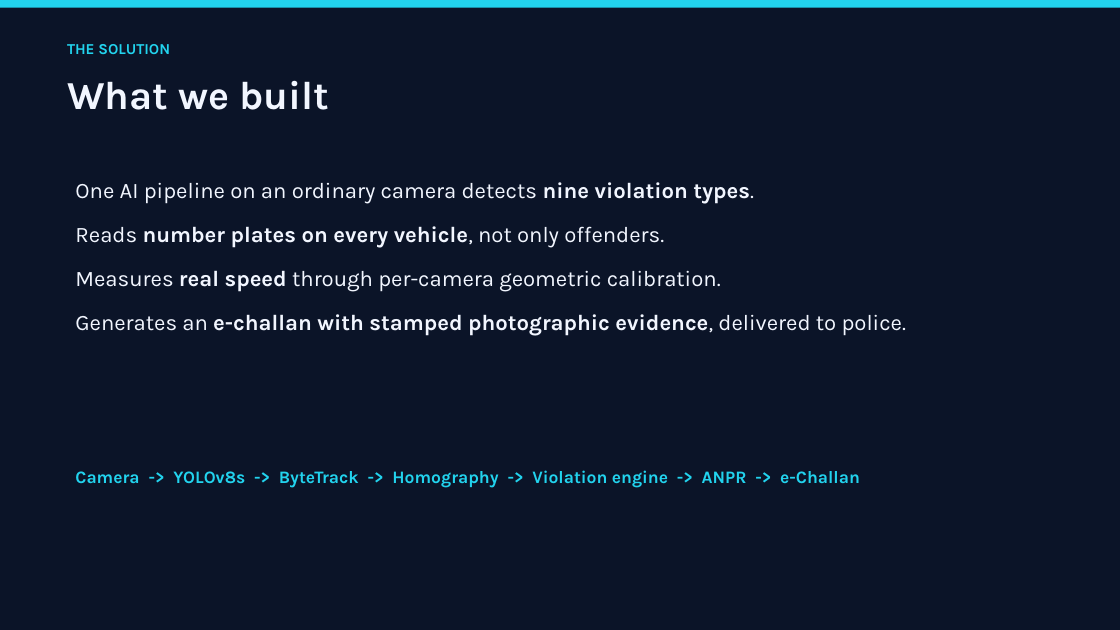
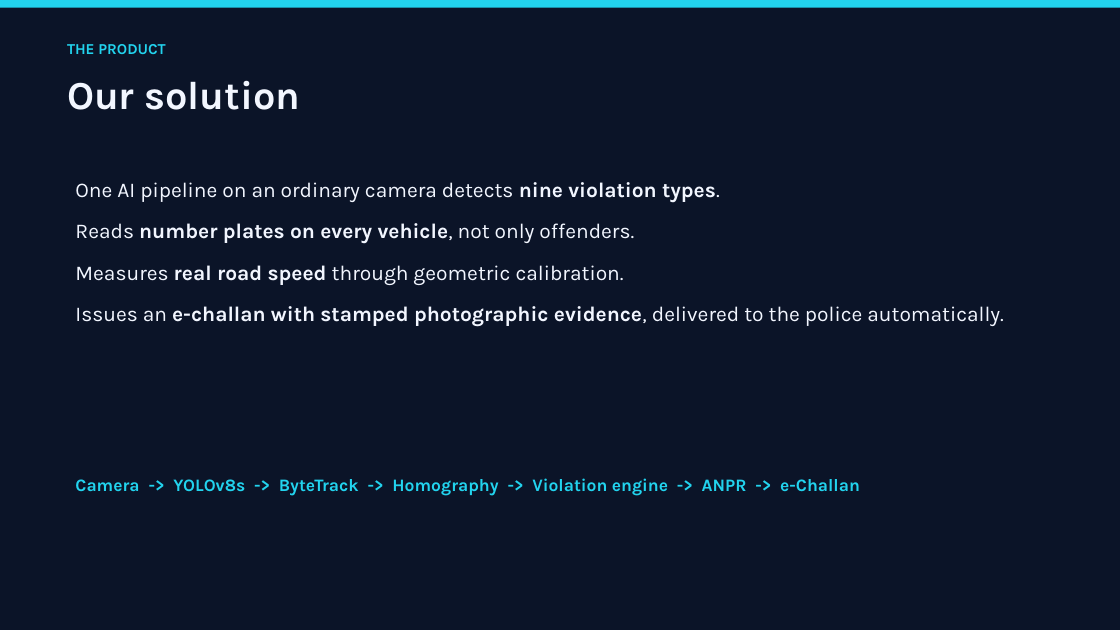
Before and after one commit to Jeba-Jebarsan/AI-SMART-TRAFFIC-INTELLIGENCE, a slide deck: slide 4 of docs/PRESENTATION.pptx (slide 3 before the commit). Drawn at 1120x630 pixels with LibreOffice and Linux fonts; fonts in the diff are those of the drawing. Boxes give left, top, right and bottom in pixels: in the first picture for what was removed or moved away, otherwise in the second. Text is boxed around its words. In the diff, an @@ line names an element or a change of style, - is before the commit and + after.

```diff
--- a/docs/PRESENTATION.pptx
+++ b/docs/PRESENTATION.pptx
@@ text at (67, 44, 165, 54): text changed @@
-THE SOLUTION
+THE PRODUCT
@@ text at (67, 80, 300, 110): text changed @@
-What we built
+Our solution
@@ text at (75, 182, 720, 244): size 19 to 18 pt in "One AI pipeline on an ordinary camera ...", "Reads number plates on every vehicle, not ..."; less space between paragraphs @@
@@ text at (75, 265, 1004, 327): text changed; size 19 to 18 pt @@
-Measures real speed through per-camera geometric calibration.
-Generates an e-challan with stamped photographic evidence, delivered to police.
+Measures real road speed through geometric calibration.
+Issues an e-challan with stamped photographic evidence, delivered to the police automatically.
@@ text "Camera -> YOLOv8s -> ByteTrack ...": place and size @@
-text "Camera -> YOLOv8s -> ByteTrack ..." at (75, 470, 860, 488)
+text "Camera -> YOLOv8s -> ByteTrack ..." at (75, 478, 860, 496)
```
Also in this commit, not shown: 10 other slides changed, 6 slides added, 1 slide removed, 5 other files.
